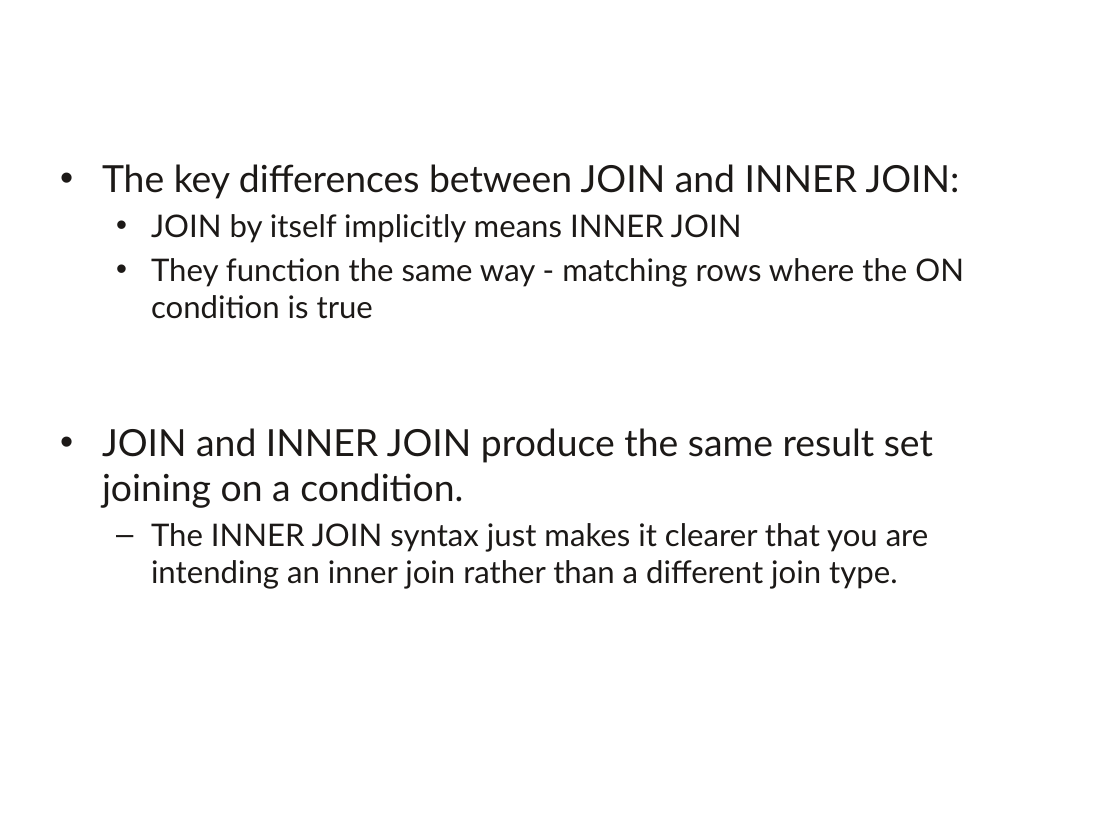
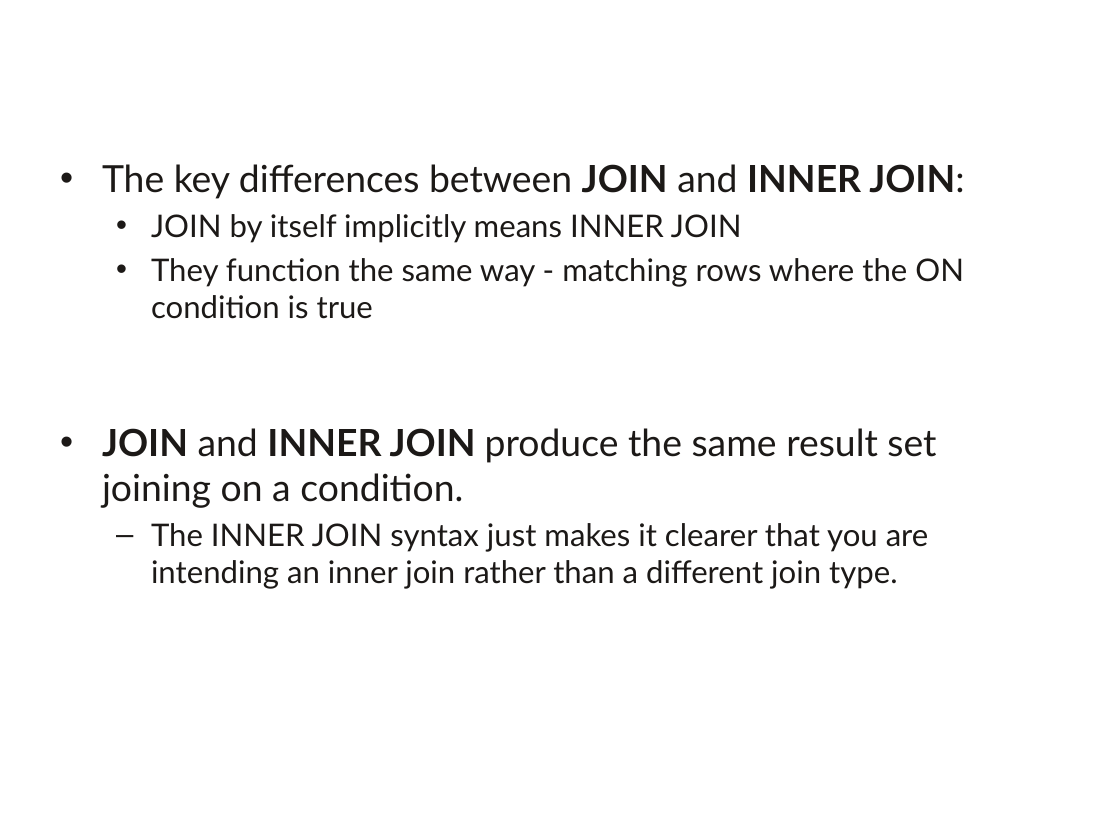
Before and after one commit to a099954/ABC-Program, a slide deck: slide 11 of SQL/Day 4 Joins/Joins.pptx (slide 15 before the commit). Drawn at 1120x840 pixels with LibreOffice and Linux fonts; fonts in the diff are those of the drawing; background and template pictures are left out. Boxes give left, top, right and bottom in pixels: in the first picture for what was removed or moved away, otherwise in the second. Text is boxed around its words. In the diff, an @@ line names an element or a change of style, - is before the commit and + after.

```diff
--- a/SQL/Day 4 Joins/Joins.pptx
+++ b/SQL/Day 4 Joins/Joins.pptx
@@ text at bbox=[102, 164, 936, 508]: bold on in "JOIN INNER JOIN:", "JOIN INNER JOIN" @@
```
Also in this commit, not shown: 15 other slides changed, 3 slides added, 6 other files.
